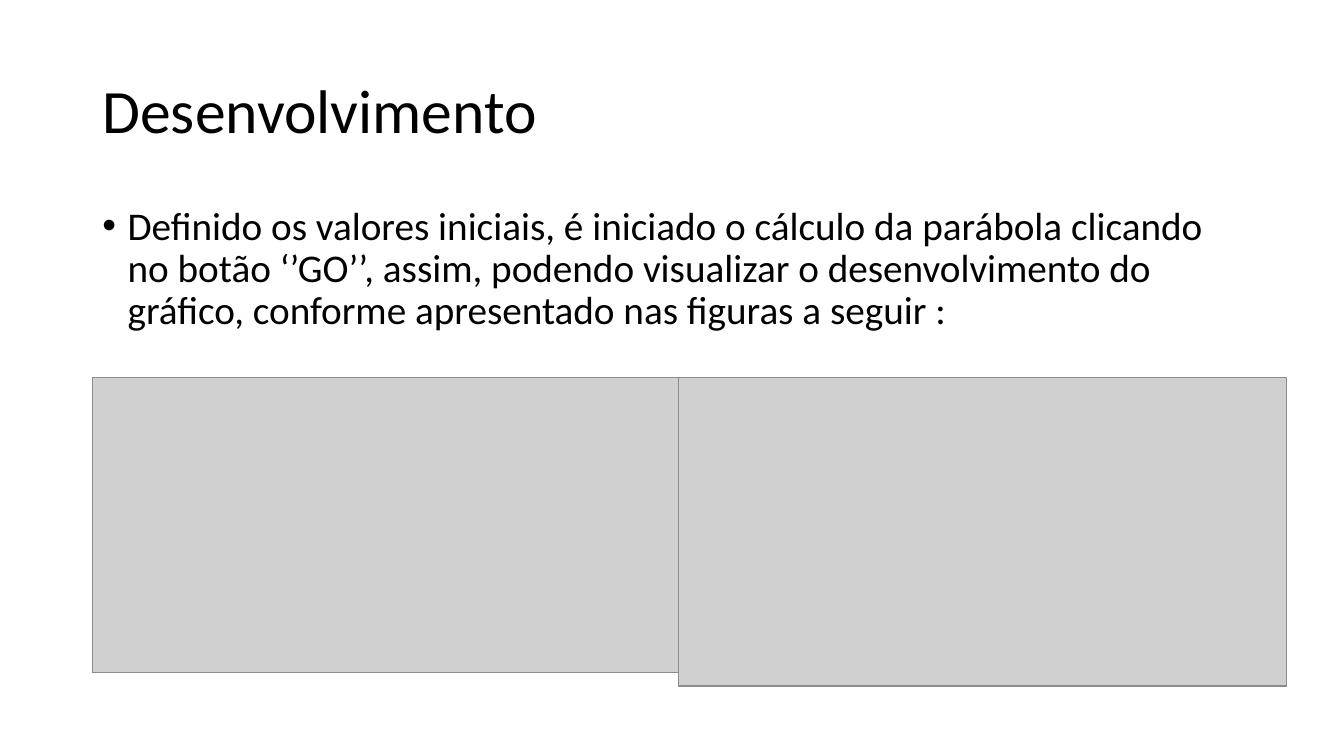
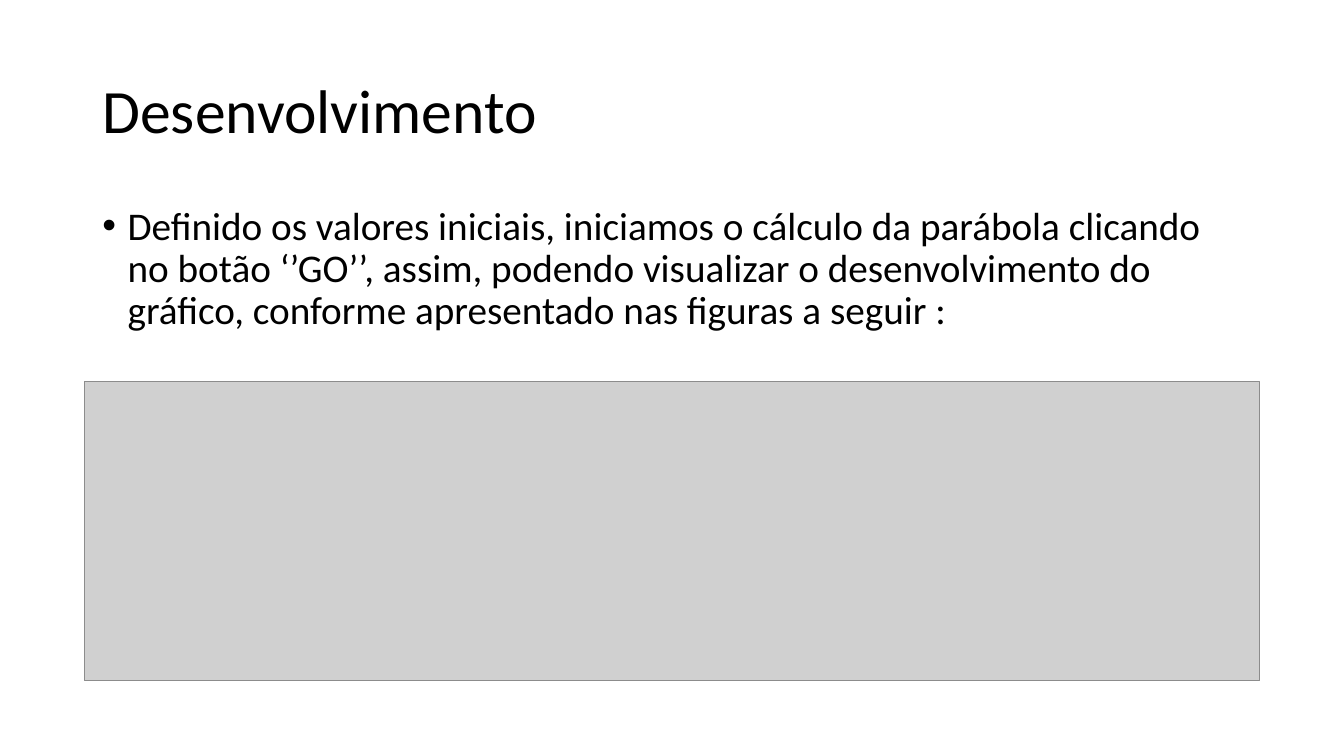
Before and after one commit to jonatanrinckus/SimulacaoDiscretaTrabalhoM2, a slide deck: slide 10 of new/Estudo Modelagem Bifocal.pptx. Drawn at 1344x756 pixels with LibreOffice and Linux fonts; fonts in the diff are those of the drawing; grey boxes stand for pictures. Boxes give left, top, right and bottom in pixels: in the first picture for what was removed or moved away, otherwise in the second. Text is boxed around its words. In the diff, an @@ line names an element or a change of style, - is before the commit and + after.

```diff
--- a/new/Estudo Modelagem Bifocal.pptx
+++ b/new/Estudo Modelagem Bifocal.pptx
@@ text at (128,212,1200,331): text changed @@
-• Definido os valores iniciais, é iniciado o cálculo da parábola clicando no botão ‘’GO’’, assim, podendo visualizar o desenvolvimento do gráfico, conforme apresentado nas figuras a seguir :
+• Definido os valores iniciais, iniciamos o cálculo da parábola clicando no botão ‘’GO’’, assim, podendo visualizar o desenvolvimento do gráfico, conforme apresentado nas figuras a seguir :
@@ picture added at (85,382,1260,682) @@
@@ picture removed at (93,377,679,673) @@
@@ picture removed at (679,377,1287,686) @@
```
Also in this commit, not shown: 3 other slides changed, 2 other files.
